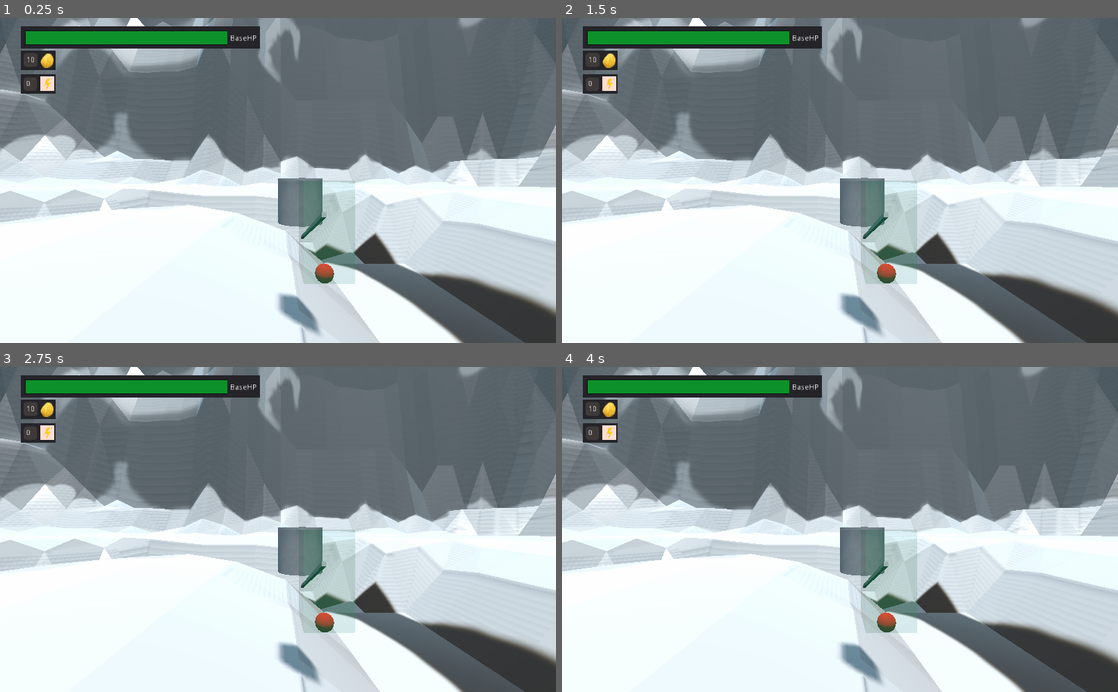
Above: before the commit, frames 1-4 (two rows, left to right).
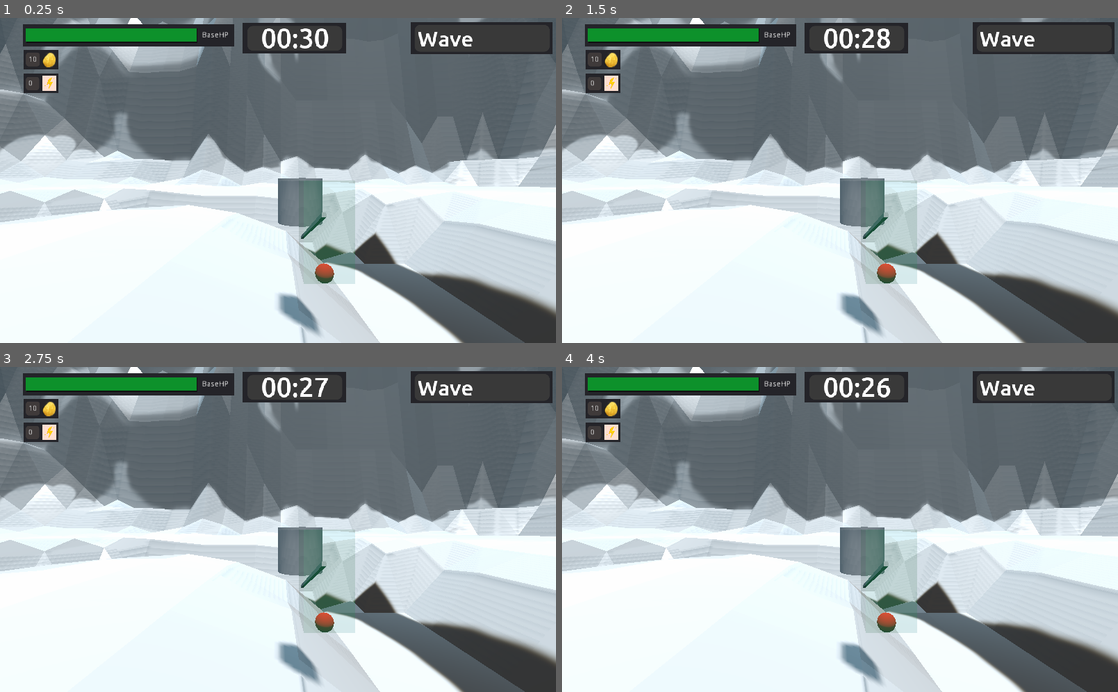
Above: after the commit, the same moments.

Repository: Paulpanther/MultiplayerTowerDefense
Game: Godot game, scene res://game/game.tscn
Two runs of this game, one before a commit and one after it. Both use one fixed random seed, a clock stepped at 60 frames per second and the inputs below.
Inputs (mouse positions are in pixels of both pictures, inside the frame that each line leads up to):
- Up to frame 1 (0.25 s): no input
- Up to frame 2 (1.5 s): tap Enter (ui_accept) at 0.5, 0.77, 1.25 s; move the mouse to (867, 180) at 0.52 s; hold R (rotate) 0.53-1.28 s; hold W (move_forward) from 0.53 s (still down); click (867, 180) at 0.67 s; move the mouse to (812, 180) at 1.27 s; tap Q (camera_left) at 1.35 s
- Up to frame 3 (2.75 s): keep holding W (move_forward); tap Enter (ui_accept) at 1.52, 2 s; tap R (rotate) at 1.55, 2.3 s; move the mouse to (289, 523) at 2.02 s; hold E (camera_right) from 2.03 s (still down)
- Up to frame 4 (4 s): keep holding W (move_forward); tap Enter (ui_accept) at 2.75, 3.02, 3.77 s; move the mouse to (834, 536) at 2.77 s; release E (camera_right) at 2.78 s; click (834, 536) at 2.85 s; tap R (rotate) at 3.05 s; move the mouse to (878, 532) at 3.52 s; hold R (rotate) from 3.53 s (still down)

The runs differ from the first frame. In frame 1, 5.8% of the frame differs, in the area x 3-100%, y 1-24%; in frame 2, 5.8%; in frame 3, 5.8%; in frame 4, 5.8%.
Error in both runs: Assertion failed. (res://addons/multiplayer/NetworkGame.gd:84)

Commit message:
added UI for Timer and Wave

Diff:
--- /dev/null
+++ b/UI/Timer.gd
@@ -0,0 +1,9 @@
+extends Label
+
+func _process(delta):
+	var timer = round(Global.startDelay - Global.stateTimer)
+	if timer < 10 and timer >=0:
+		timer = "0" + str(timer)
+	else:
+		timer = str(timer)
+	text = "00:"+timer
--- /dev/null
+++ b/UI/Wave.gd
@@ -0,0 +1,16 @@
+extends Node
+
+
+# Declare member variables here. Examples:
+# var a = 2
+# var b = "text"
+
+
+# Called when the node enters the scene tree for the first time.
+func _ready():
+	pass # Replace with function body.
+
+
+# Called every frame. 'delta' is the elapsed time since the previous frame.
+#func _process(delta):
+#	pass
--- a/game/game.tscn
+++ b/game/game.tscn
@@ -11,6 +11,8 @@
 [ext_resource path="res://game/QuitButton.gd" type="Script" id=9]
 [ext_resource path="res://UI/Assets/lightning_bolt.webp" type="Texture" id=10]
 [ext_resource path="res://UI/EnergyCounter.gd" type="Script" id=11]
+[ext_resource path="res://UI/Assets/Ubuntu-Medium.ttf" type="DynamicFontData" id=12]
+[ext_resource path="res://UI/Timer.gd" type="Script" id=13]
 
 [sub_resource type="Theme" id=1]
 
@@ -26,6 +28,21 @@
 corner_radius_bottom_right = 5
 corner_radius_bottom_left = 5
 
+[sub_resource type="StyleBoxFlat" id=6]
+bg_color = Color( 0.227451, 0.227451, 0.227451, 1 )
+corner_radius_top_left = 10
+corner_radius_top_right = 10
+corner_radius_bottom_right = 10
+corner_radius_bottom_left = 10
+
+[sub_resource type="DynamicFont" id=5]
+size = 40
+font_data = ExtResource( 12 )
+
+[sub_resource type="DynamicFont" id=7]
+size = 50
+font_data = ExtResource( 12 )
+
 [node name="MultiplayerTowerDefense" type="Node"]
 script = ExtResource( 1 )
 port = 9142
@@ -44,10 +61,10 @@
 anchor_top = 0.002
 anchor_right = 0.001
 anchor_bottom = 0.002
-margin_left = -0.024
-margin_top = -0.2
-margin_right = 1920.0
-margin_bottom = 1080.0
+margin_left = 3.976
+margin_top = -1.2
+margin_right = 1028.98
+margin_bottom = 602.8
 __meta__ = {
 "_edit_use_anchors_": false
 }
@@ -56,10 +73,9 @@
 anchor_left = 1.0
 anchor_right = 1.0
 anchor_bottom = 1.0
-margin_left = -1890.02
-margin_top = 3.0
-margin_right = -1436.02
-margin_bottom = -1008.2
+margin_left = -996.0
+margin_right = -532.0
+margin_bottom = -524.0
 __meta__ = {
 "_edit_use_anchors_": false
 }
@@ -67,17 +83,17 @@
 [node name="Panel" type="Panel" parent="UI/BaseHP"]
 margin_left = 8.0
 margin_top = 12.0
-margin_right = 448.0
+margin_right = 397.0
 margin_bottom = 52.0
 __meta__ = {
 "_edit_use_anchors_": false
 }
 
 [node name="Label" type="Label" parent="UI/BaseHP"]
-margin_left = 393.0
-margin_top = 27.0
-margin_right = 442.0
-margin_bottom = 58.0
+margin_left = 338.0
+margin_top = 25.0
+margin_right = 387.0
+margin_bottom = 56.0
 text = "BaseHP
 "
 align = 1
@@ -90,7 +106,7 @@
 modulate = Color( 0.109804, 0.113725, 0.113725, 1 )
 margin_left = 15.0
 margin_top = 19.0
-margin_right = 388.0
+margin_right = 330.0
 margin_bottom = 46.0
 theme = SubResource( 1 )
 custom_styles/panel = SubResource( 2 )
@@ -99,10 +115,10 @@
 }
 
 [node name="HPBar" type="PanelContainer" parent="UI/BaseHP"]
-margin_left = 16.0
-margin_top = 20.0
-margin_right = 387.0
-margin_bottom = 45.0
+margin_left = 13.0
+margin_top = 19.0
+margin_right = 328.0
+margin_bottom = 44.0
 custom_styles/panel = SubResource( 3 )
 script = ExtResource( 5 )
 __meta__ = {
@@ -167,10 +183,14 @@
 }
 
 [node name="Quit" type="Button" parent="UI/QuitButton"]
-margin_left = 695.0
-margin_top = 496.0
-margin_right = 777.0
-margin_bottom = 536.0
+anchor_left = -28.176
+anchor_top = -13.255
+anchor_right = -28.176
+anchor_bottom = -13.255
+margin_left = 166.04
+margin_top = -79.8
+margin_right = 248.04
+margin_bottom = -39.8
 text = "Quit Game"
 __meta__ = {
 "_edit_use_anchors_": false
@@ -222,6 +242,82 @@
 margin_bottom = 29.84
 texture = ExtResource( 10 )
 expand = true
+
+[node name="Waves" type="Control" parent="UI"]
+margin_left = 551.0
+margin_top = 19.0
+margin_right = 1003.0
+margin_bottom = 89.0
+__meta__ = {
+"_edit_use_anchors_": false
+}
+
+[node name="Panel" type="Panel" parent="UI/Waves"]
+margin_left = 200.0
+margin_top = -11.0
+margin_right = 462.0
+margin_bottom = 48.0
+__meta__ = {
+"_edit_use_anchors_": false
+}
+
+[node name="Panel" type="Panel" parent="UI/Waves/Panel"]
+margin_left = 8.0
+margin_top = 5.0
+margin_right = 256.0
+margin_bottom = 54.0
+custom_styles/panel = SubResource( 6 )
+__meta__ = {
+"_edit_use_anchors_": false
+}
+
+[node name="Label" type="Label" parent="UI/Waves/Panel/Panel"]
+margin_left = 5.0
+margin_top = 2.0
+margin_right = 253.0
+margin_bottom = 48.0
+custom_fonts/font = SubResource( 5 )
+text = "Wave"
+__meta__ = {
+"_edit_use_anchors_": false
+}
+
+[node name="Timer" type="Control" parent="UI"]
+margin_left = 954.0
+margin_top = -50.0
+margin_right = 1083.0
+margin_bottom = -5.0
+__meta__ = {
+"_edit_use_anchors_": false
+}
+
+[node name="Panel" type="Panel" parent="UI/Timer"]
+margin_left = -512.0
+margin_top = 59.0
+margin_right = -321.0
+margin_bottom = 116.0
+__meta__ = {
+"_edit_use_anchors_": false
+}
+
+[node name="Panel" type="Panel" parent="UI/Timer/Panel"]
+margin_left = 9.0
+margin_top = 6.0
+margin_right = 183.0
+margin_bottom = 51.0
+custom_styles/panel = SubResource( 6 )
+
+[node name="Time" type="Label" parent="UI/Timer/Panel/Panel"]
+margin_left = 25.0
+margin_top = -7.0
+margin_right = 150.0
+margin_bottom = 50.0
+custom_fonts/font = SubResource( 7 )
+text = "00:00"
+script = ExtResource( 13 )
+__meta__ = {
+"_edit_use_anchors_": false
+}
 
 [node name="Menu" type="Control" parent="."]
 visible = false
--- a/player/PlacementGhost.gd
+++ b/player/PlacementGhost.gd
@@ -31,8 +31,8 @@
 		var point = camera.get_collision_point()
 		set_scene_if_not_present()
 		global_transform.origin = point
-		if Input.is_action_pressed("rotate"):
-			global_rotate(Vector3.UP, .05)
+		if Input.is_action_just_pressed("rotate"):
+			global_rotate(Vector3.UP, 45.0)
 
 		if Input.is_action_just_pressed("mouse_click"):
 			var tower = remove_obj()
Binary file added: UI/Assets/Ubuntu-Medium.ttf
Not shown: 1 places in game/game.tscn that only renumber resources
